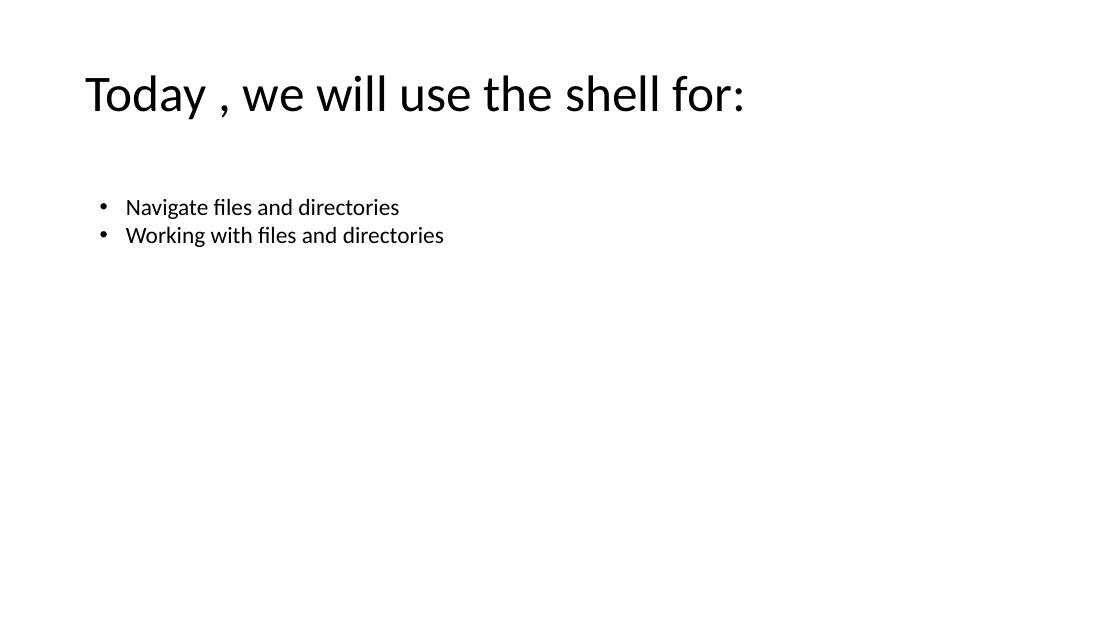
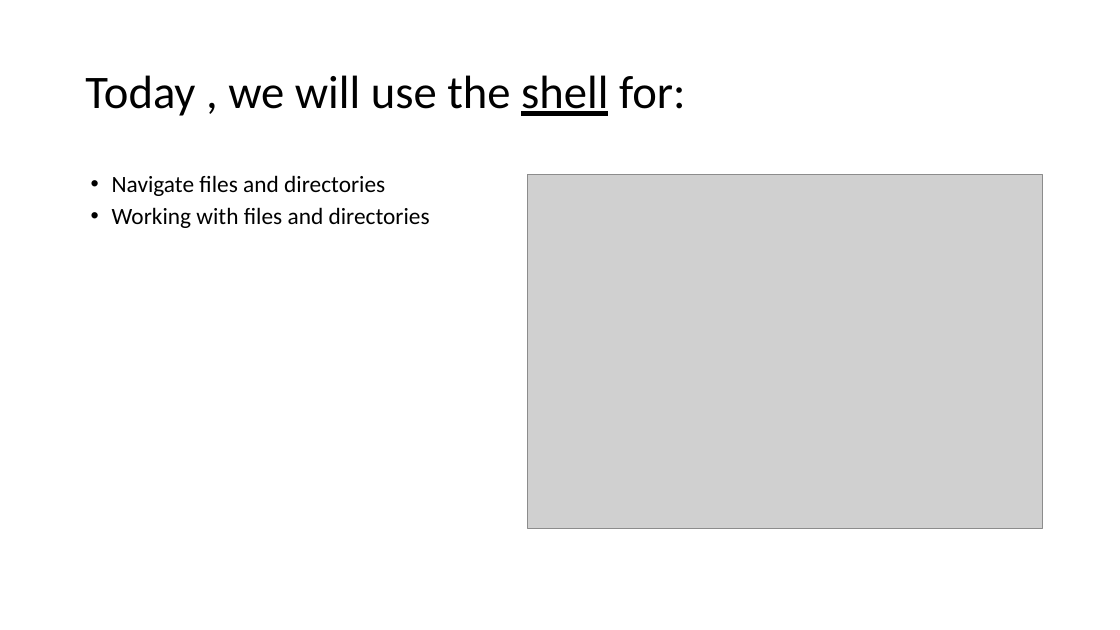
Before and after one commit to leilaicruz/Git4TUmembers_lesson, a slide deck: slide 6 of Unix Introduction (day 1).pptx. Drawn at 1120x630 pixels with LibreOffice and Linux fonts; fonts in the diff are those of the drawing; grey boxes stand for pictures. Boxes give left, top, right and bottom in pixels: in the first picture for what was removed or moved away, otherwise in the second. Text is boxed around its words. In the diff, an @@ line names an element or a change of style, - is before the commit and + after.

```diff
--- a/Unix Introduction (day 1).pptx
+++ b/Unix Introduction (day 1).pptx
@@ title "Today , we will use ..." at <box>85,75,686,116</box>: size 44 to 40 pt; underline on in "shell" @@
@@ text "Navigate files and directories": place and size @@
-text "Navigate files and directories" at <box>126,198,444,247</box>
+text "Navigate files and directories" at <box>112,175,430,228</box>
@@ text "Navigate files and directories" at <box>112,175,430,228</box>: indent changed; line spacing 1 to 0.9; more space between paragraphs @@
@@ picture added at <box>528,175,1044,528</box> @@
```
Also in this commit, not shown: 1 other slide changed, 4 other files.
